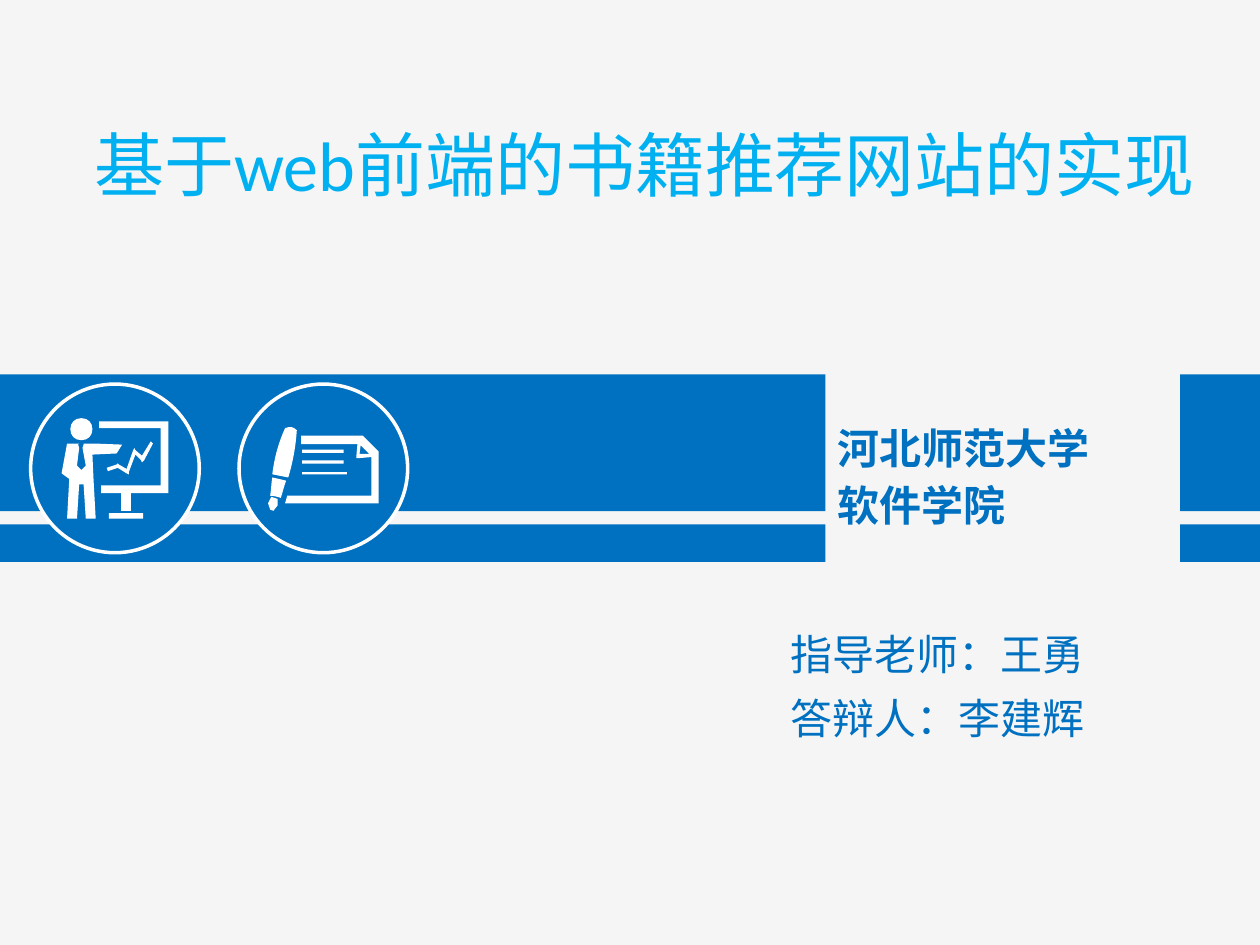
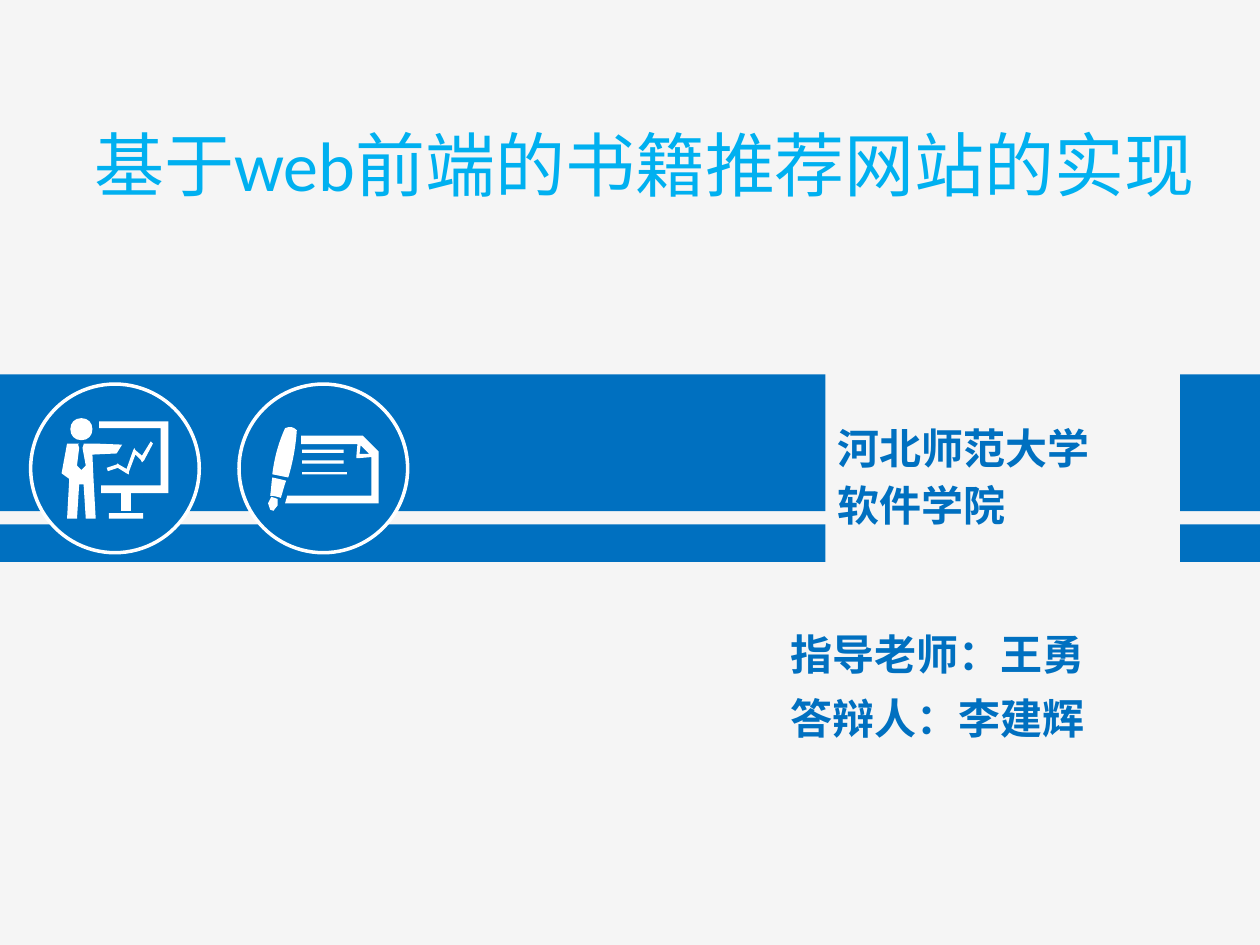
Before and after one commit to lijianhui1997/about_graduate, a slide deck: slide 1 of 答辩/李建辉-答辩.pptx. Drawn at 1260x945 pixels with LibreOffice and Linux fonts; fonts in the diff are those of the drawing. Boxes give left, top, right and bottom in pixels: in the first picture for what was removed or moved away, otherwise in the second. Text is boxed around its words. In the diff, an @@ line names an element or a change of style, - is before the commit and + after.

Commit message:
答辩完成

```diff
--- a/答辩/李建辉-答辩.pptx
+++ b/答辩/李建辉-答辩.pptx
@@ text "指导老师：王勇" at [791, 634, 1085, 674]: font Calibri to Noto Sans CJK SC, bold on @@
@@ text "答辩人：李建辉" at [791, 698, 1085, 738]: font Calibri to Noto Sans CJK SC, bold on @@
```
Also in this commit, not shown: 16 other slides changed, 2 slides added, 6 slides removed, 5 other files.
